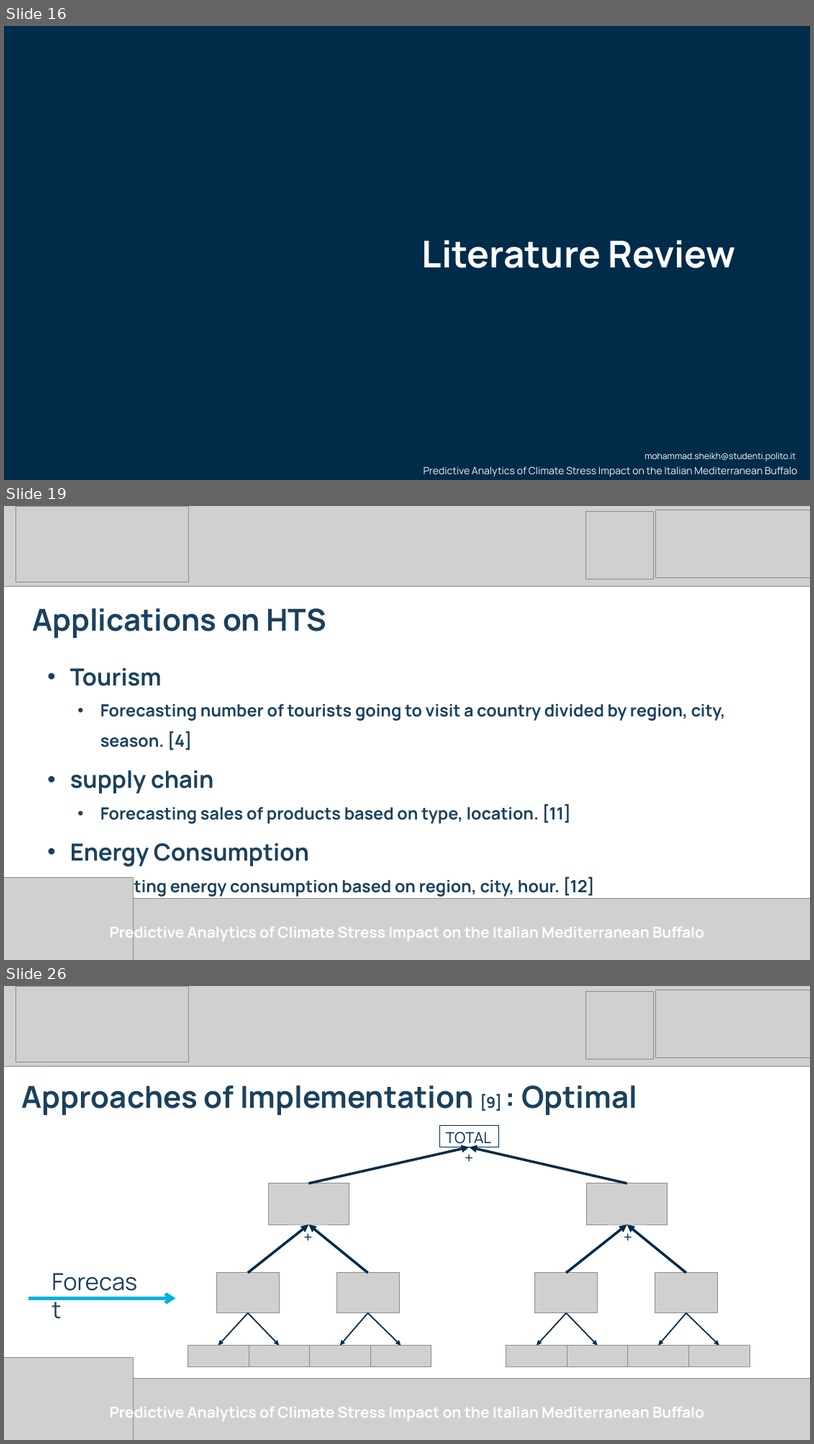
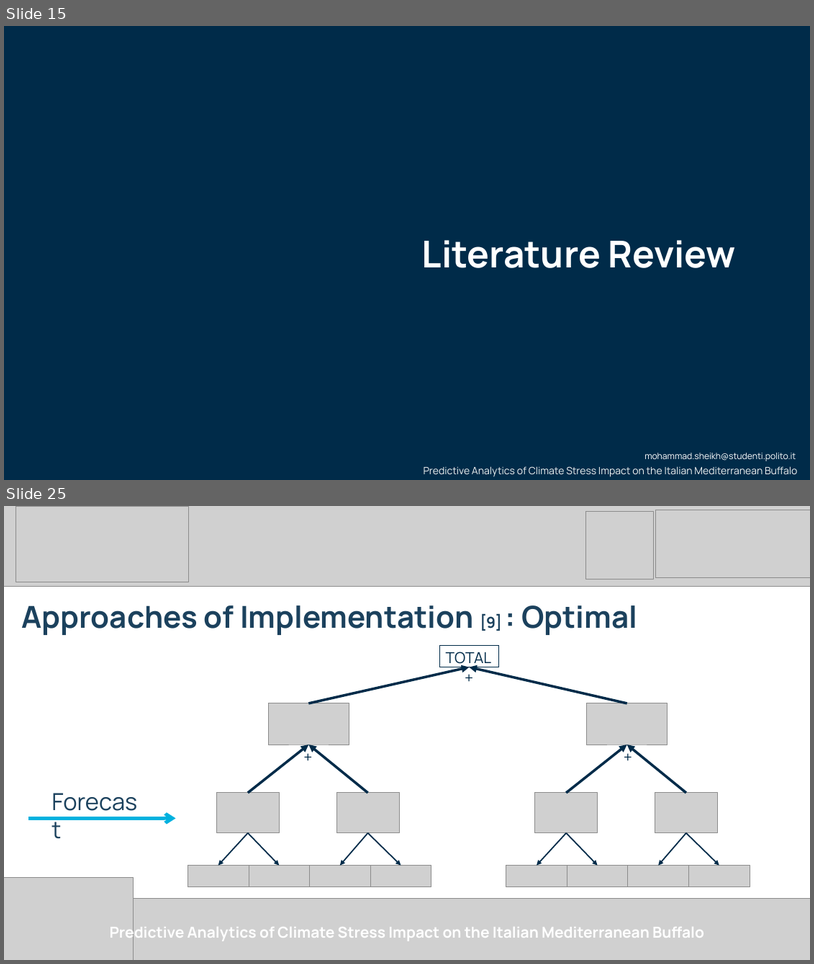
Before and after one commit to smsag99/Thesis, a slide deck: Presentation/thesisPresentation3.pptx. Shown one above the other, each under a label of ours: slides 16, 19 and 26 before the commit, slides 15 and 25 after it; the slides between them are not shown. The pictures are 814x1444 and 814x964 pixels, drawn with LibreOffice and Linux fonts; fonts in the diff are those of the drawing; grey boxes stand for pictures; background and template pictures are left out. Boxes give left, top, right and bottom in pixels: in the first picture for what was removed or moved away, otherwise in the second. Text is boxed around its words. In the diff, an @@ line names an element or a change of style, - is before the commit and + after.

```diff
--- a/Presentation/thesisPresentation3.pptx
+++ b/Presentation/thesisPresentation3.pptx
@@ slide 19 removed at [4, 506, 810, 960], background #FFFFFF @@
@@ picture removed at [4, 506, 810, 587] @@
@@ picture removed at [16, 507, 189, 582] @@
@@ picture removed at [586, 511, 654, 579] @@
@@ picture removed at [656, 510, 810, 577] @@
@@ text removed at [32, 608, 327, 638] @@
-Applications on HTS
@@ text removed at [70, 668, 726, 897] @@
-• Tourism
-  • Forecasting number of tourists going to visit a country divided by region, city, season. [4]
-• supply chain
-  • Forecasting sales of products based on type, location. [11]
-• Energy Consumption
-• Forecasting energy consumption based on region, city, hour. [12]
@@ picture removed at [4, 878, 133, 960] @@
@@ picture removed at [4, 898, 810, 960] @@
@@ text removed at [110, 923, 705, 942] @@
-Predictive Analytics of Climate Stress Impact on the Italian Mediterranean Buffalo
@@ what was slide 16 is now slide 15 @@
@@ what was slide 26 is now slide 25 @@
```
Also in this commit, not shown: 10 slides changed, 4 slides added, 4 other slides removed, 3 other files.
